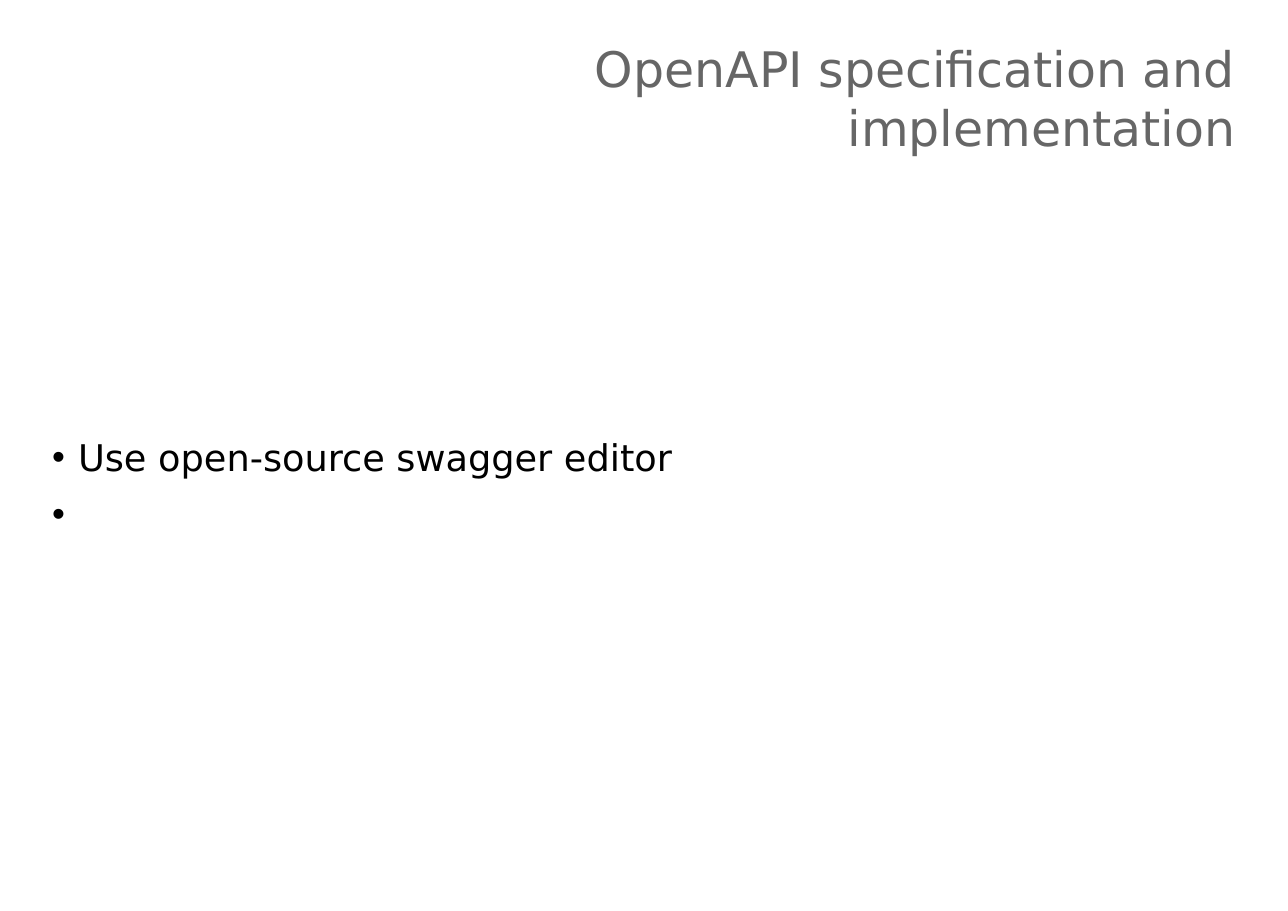
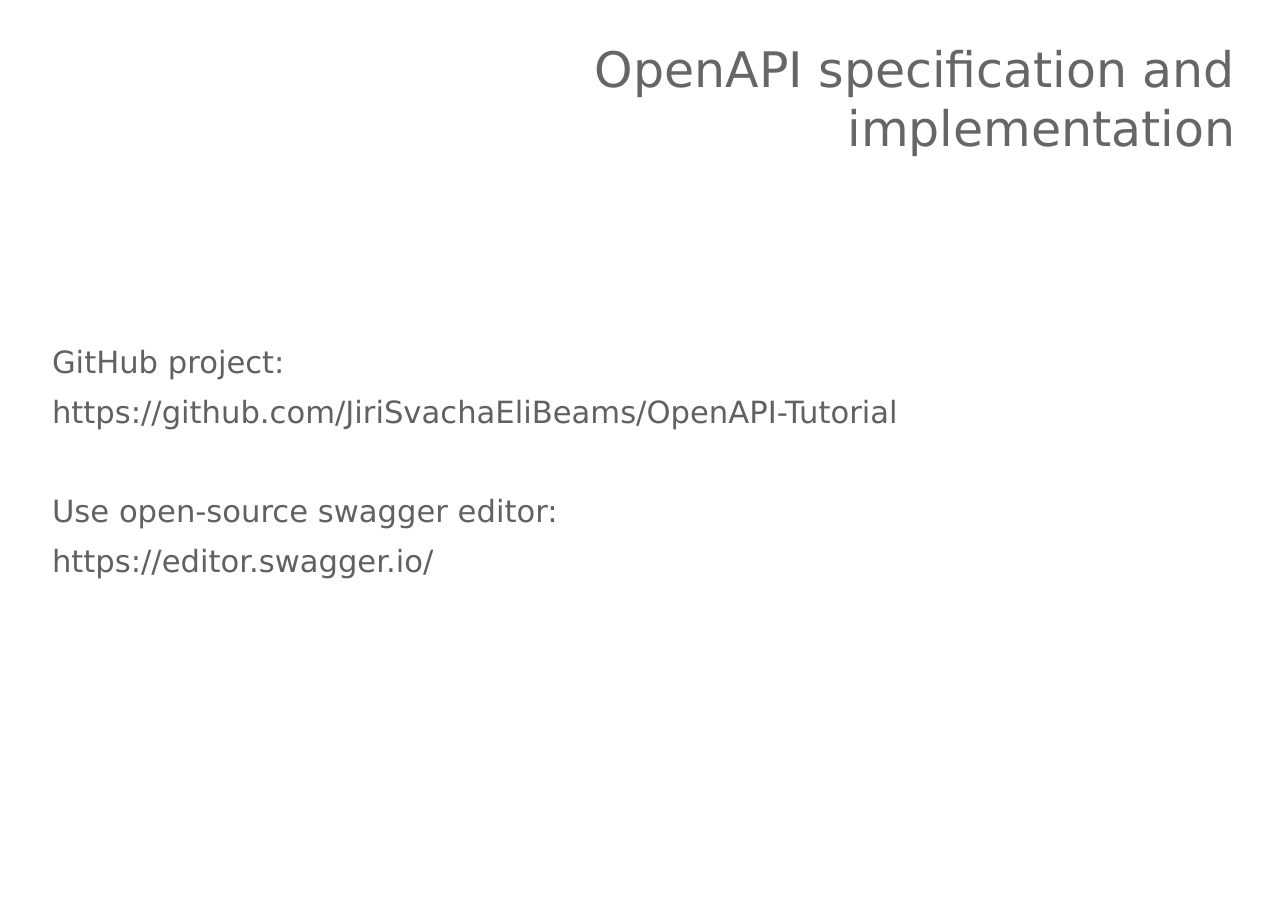
Before and after one commit to svachaj/OpenAPI-Tutorial, a slide deck: slide 9 of PCaPAC-tutorial-openapi.pptx (slide 8 before the commit). Drawn at 1288x911 pixels with LibreOffice and Linux fonts; fonts in the diff are those of the drawing; background and template pictures are left out. Boxes give left, top, right and bottom in pixels: in the first picture for what was removed or moved away, otherwise in the second. Text is boxed around its words. In the diff, an @@ line names an element or a change of style, - is before the commit and + after.

```diff
--- a/PCaPAC-tutorial-openapi.pptx
+++ b/PCaPAC-tutorial-openapi.pptx
@@ text at (52, 349, 898, 579): text changed; size 24 to 20 pt; text colour #000000 to #616161 @@
-• Use open-source swagger editor
+GitHub project:
+https://github.com/JiriSvachaEliBeams/OpenAPI-Tutorial
+Use open-source swagger editor:
+https://editor.swagger.io/
```
Also in this commit, not shown: 4 other slides changed, 1 slide added, 23 other files.
